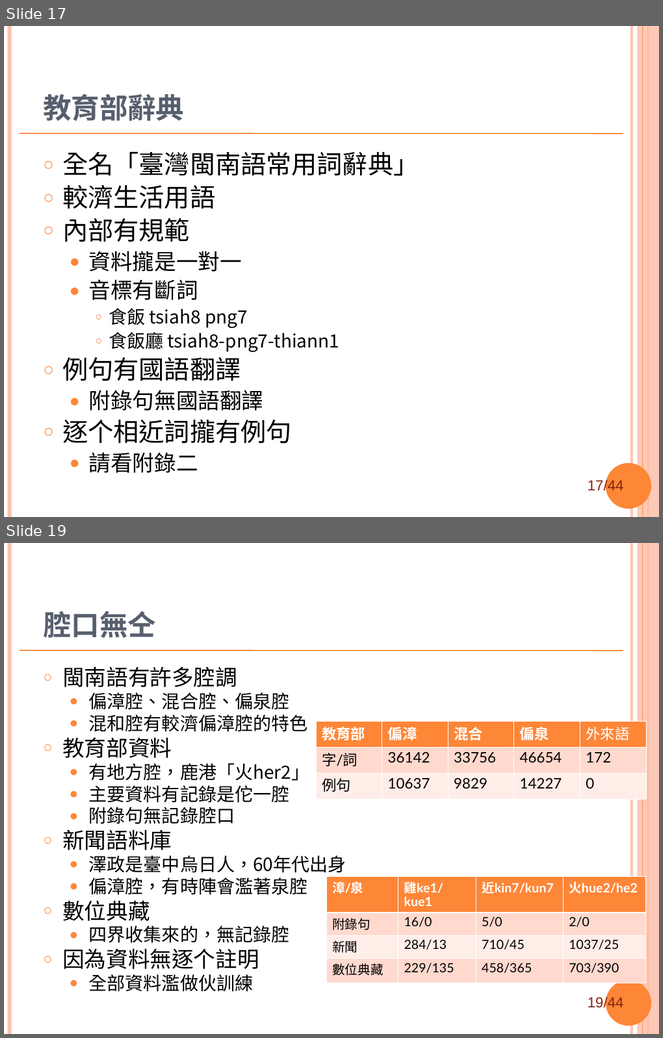
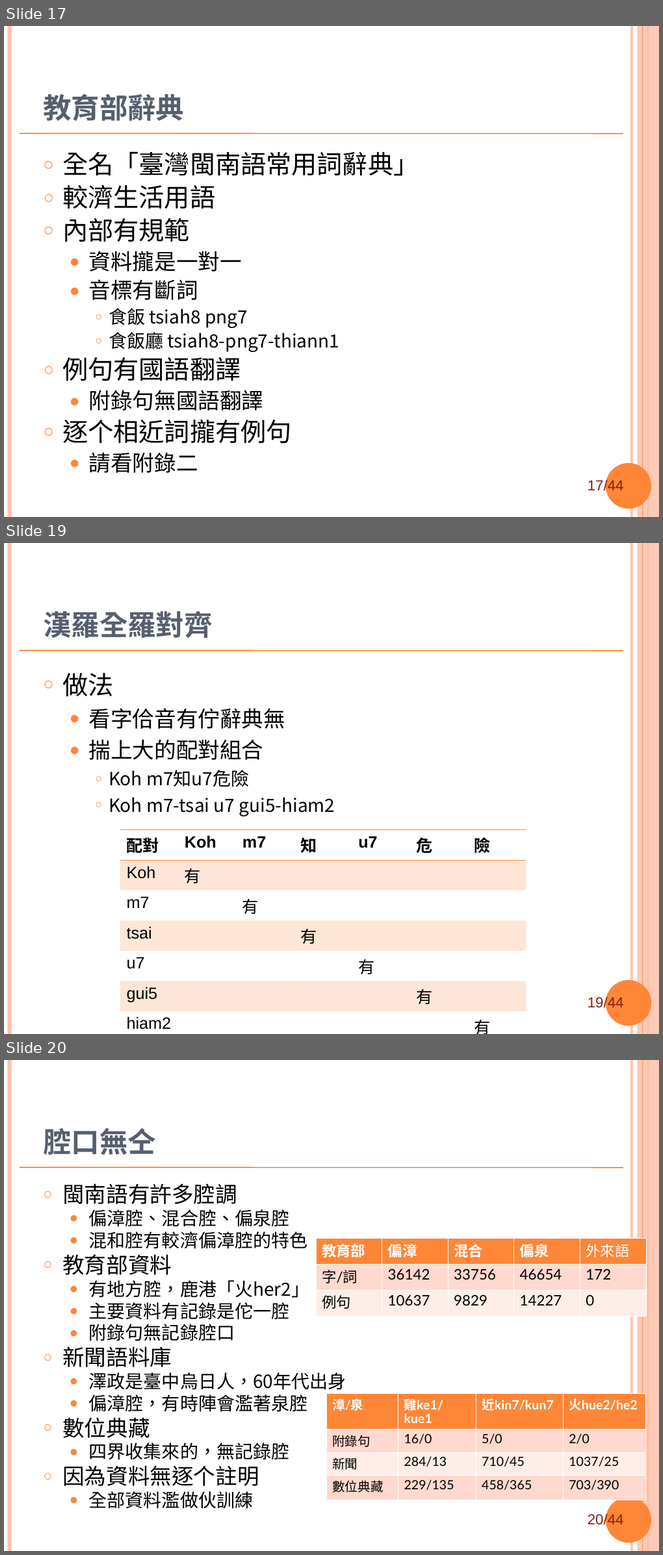
Before and after one commit to sih4sing5hong5/po3-ko3_tau5-iann2-phinn3, a slide deck: 翻譯報告.ppt. Shown one above the other, each under a label of ours: slides 17 and 19 before the commit, slides 17, 19 and 20 after it; the slides between them are not shown. The pictures are 663x1038 and 663x1555 pixels, drawn with LibreOffice and Linux fonts; fonts in the diff are those of the drawing; background and template pictures are left out. Boxes give left, top, right and bottom in pixels: in the first picture for what was removed or moved away, otherwise in the second. Text is boxed around its words. In the diff, an @@ line names an element or a change of style, - is before the commit and + after.

```diff
--- a/翻譯報告.ppt
+++ b/翻譯報告.ppt
@@ slide 19 added at (4, 543, 659, 1034), background #FFFFFF; not listed: 8 template elements that a slide beside it also shows @@
@@ title added at (43, 611, 212, 638), 31 pt, text #575F6D, bold @@
+漢羅全羅對齊
@@ text added at (62, 673, 336, 817), 20 pt, text #000000 @@
+○ 做法
+  ● 看字佮音有佇辭典無
+  ● 揣上大的配對組合
+    ○ Koh m7知u7危險
+    ○ Koh m7-tsai u7 gui5-hiam2
@@ table added at (120, 830, 527, 1034), 7 rows, 7 columns @@
+配對 | Koh | m7 | 知 | u7 | 危 | 險
+Koh | 有 |  |  |  |  | 
+m7 |  | 有 |  |  |  | 
+tsai |  |  | 有 |  |  | 
+u7 |  |  |  | 有 |  | 
+gui5 |  |  |  |  | 有 | 
+hiam2 |  |  |  |  |  | 有
@@ what was slide 19 is now slide 20 @@
@@ page number at (588, 1513, 624, 1528): text changed @@
-19/44
+20/44
```
Also in this commit, not shown: 6 slides changed, 1 other slide added, 3 slides removed.
